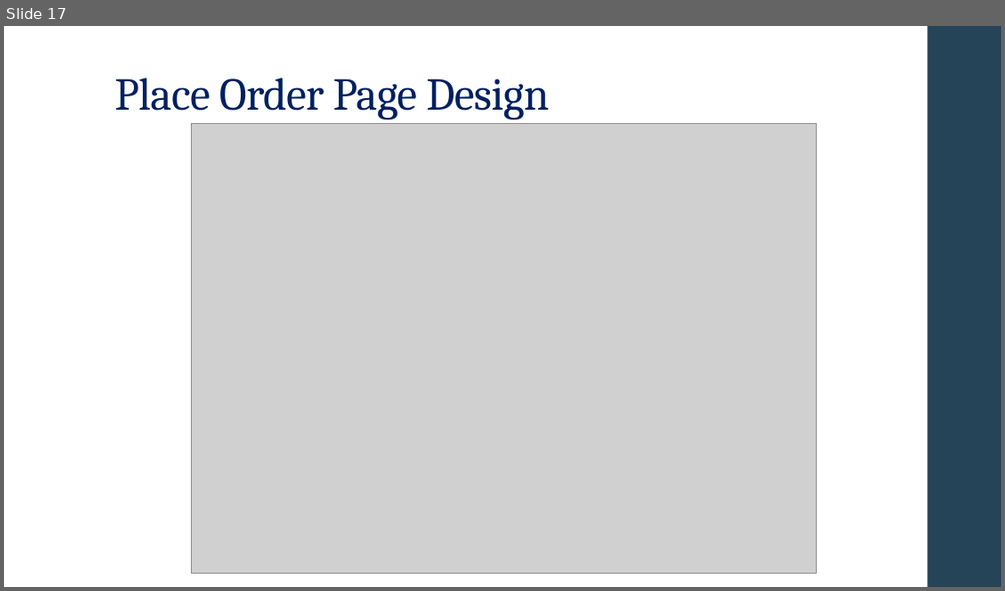
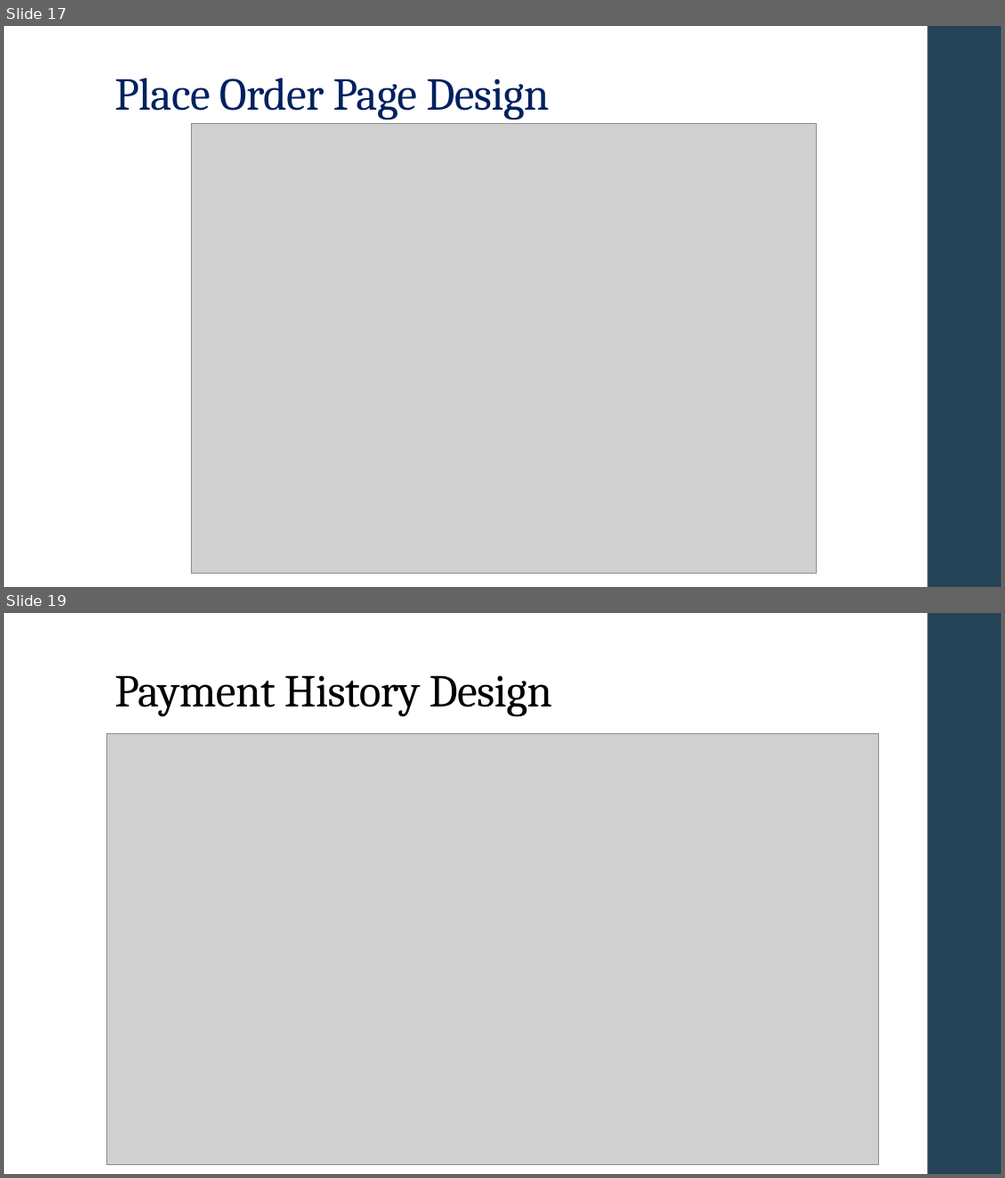
Before and after one commit to vThushy/Vrt_ShoppingCart, a slide deck: Docs/ShoppingCart.pptx. Shown one above the other, each under a label of ours: slide 17 before the commit, slides 17 and 19 after it; the slides between them are not shown. The pictures are 1005x591 and 1005x1178 pixels, drawn with LibreOffice and Linux fonts; fonts in the diff are those of the drawing; grey boxes stand for pictures. Boxes give left, top, right and bottom in pixels: in the first picture for what was removed or moved away, otherwise in the second. Text is boxed around its words. In the diff, an @@ line names an element or a change of style, - is before the commit and + after.

Commit message:
Add sequence diagram for payment and history

```diff
--- a/Docs/ShoppingCart.pptx
+++ b/Docs/ShoppingCart.pptx
@@ slide 19 added at bbox=[4, 613, 1001, 1174], background #FFFFFF; not listed: 1 template element that a slide beside it also shows @@
@@ title added at bbox=[114, 675, 552, 717], 44 pt, text #000000 @@
+Payment History Design
@@ picture added at bbox=[107, 734, 878, 1165] @@
```
Also in this commit, not shown: 1 slide changed, 1 other slide added, 2 other files.
